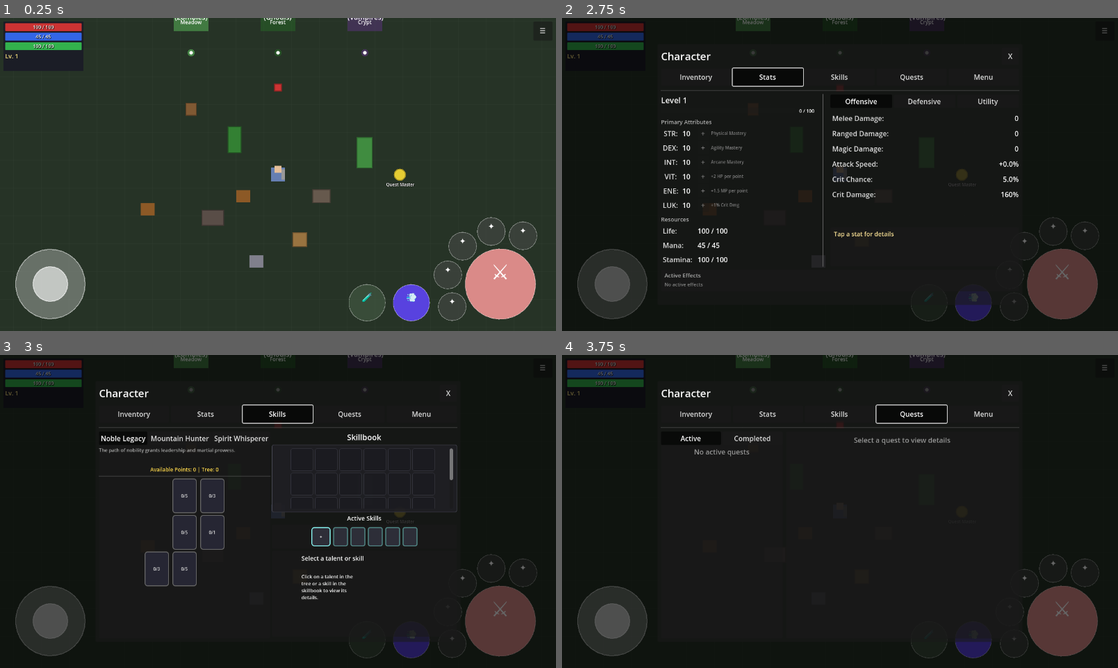
Above: before the commit, frames 1-4 (two rows, left to right).
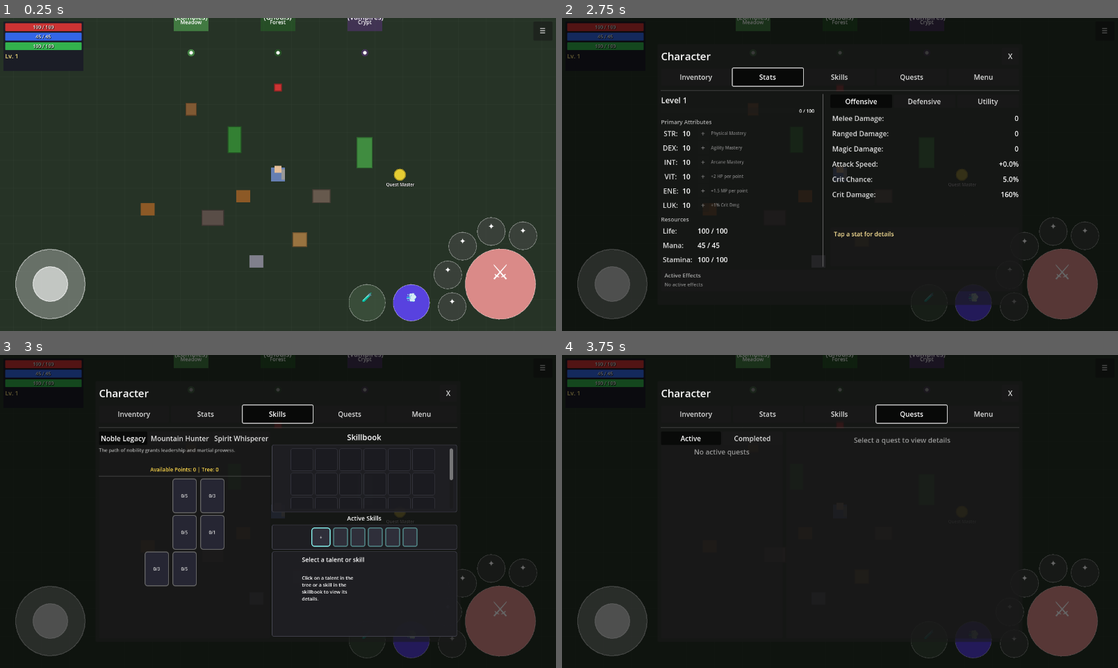
Above: after the commit, the same moments.

Repository: MatousHruska/MobileTestia
Game: Godot game, scene res://scenes/world/test_zone.tscn
The game is run twice, just before and just after one commit, with the same random seed, the same clock (stepped at 60 frames per second) and the same inputs.
Inputs:
- Up to frame 1 (0.25 s): no input
- Up to frame 2 (2.75 s): click "☰" at 0.5 s; click "Inventory" at 1.25 s; click "Stats" at 2 s
- Up to frame 3 (3 s): click "Skills" at 2.75 s
- Up to frame 4 (3.75 s): click "Quests" at 3.5 s

Frames 1-2 are identical in both runs. In frame 3, 1.0% of the frame differs, in the area x 48-83%, y 54-90%; in frame 4, nothing differs.

Commit message:
Add matching border outline to Active Skills and description panels

Diff:
--- a/scripts/ui/menu/skills_panel.gd
+++ b/scripts/ui/menu/skills_panel.gd
@@ -232,6 +232,14 @@
 	_desc_panel.size_flags_vertical = Control.SIZE_EXPAND_FILL
 	_right_panel.add_child(_desc_panel)
 
+	# Style with border
+	var desc_style := StyleBoxFlat.new()
+	desc_style.bg_color = Color(0.12, 0.12, 0.14, 0.9)
+	desc_style.border_color = Color(0.3, 0.3, 0.35)
+	desc_style.set_border_width_all(1)
+	desc_style.set_corner_radius_all(4)
+	_desc_panel.add_theme_stylebox_override("panel", desc_style)
+
 	var hbox := HBoxContainer.new()
 	hbox.add_theme_constant_override("separation", 12)
 	_desc_panel.add_child(hbox)
@@ -309,6 +317,14 @@
 	_bind_panel = PanelContainer.new()
 	_bind_panel.custom_minimum_size = Vector2(0, 54)
 	_right_panel.add_child(_bind_panel)
+
+	# Style with border
+	var bind_style := StyleBoxFlat.new()
+	bind_style.bg_color = Color(0.12, 0.12, 0.14, 0.9)
+	bind_style.border_color = Color(0.3, 0.3, 0.35)
+	bind_style.set_border_width_all(1)
+	bind_style.set_corner_radius_all(4)
+	_bind_panel.add_theme_stylebox_override("panel", bind_style)
 
 	var margin := MarginContainer.new()
 	margin.add_theme_constant_override("margin_left", 8)
